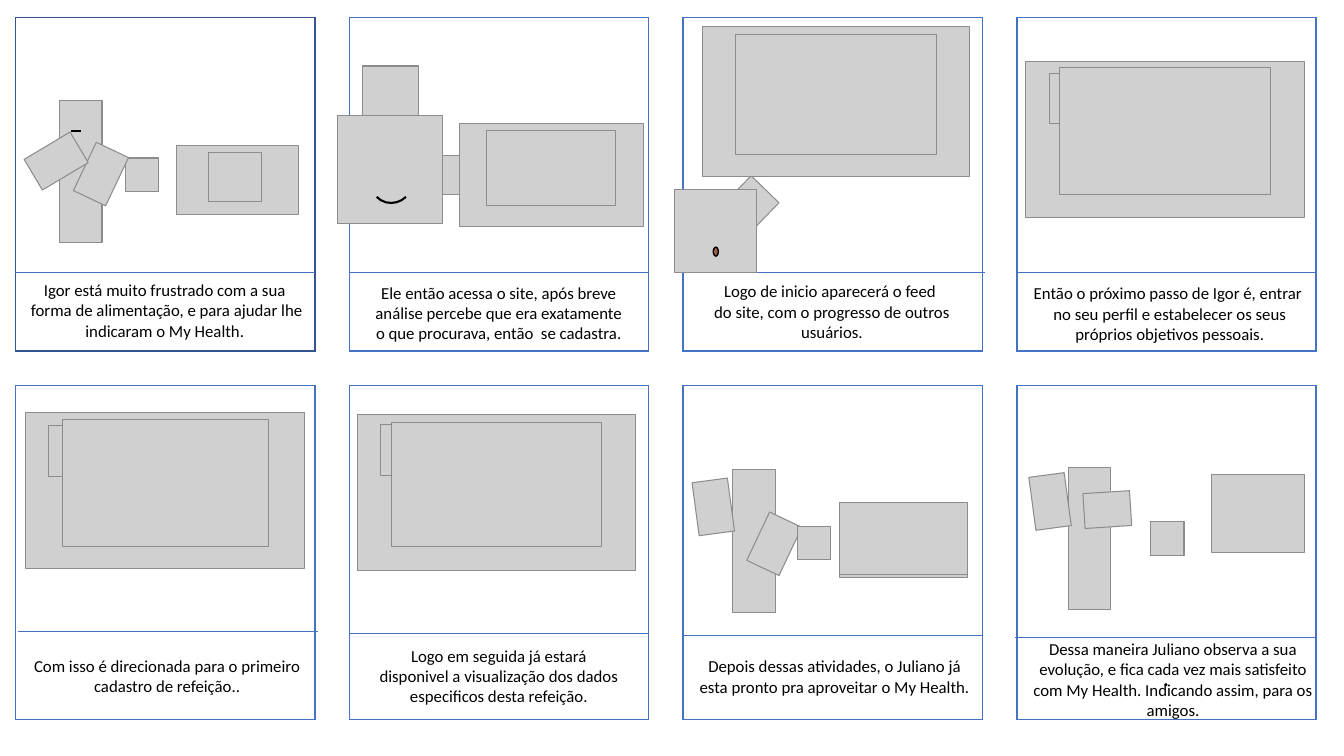
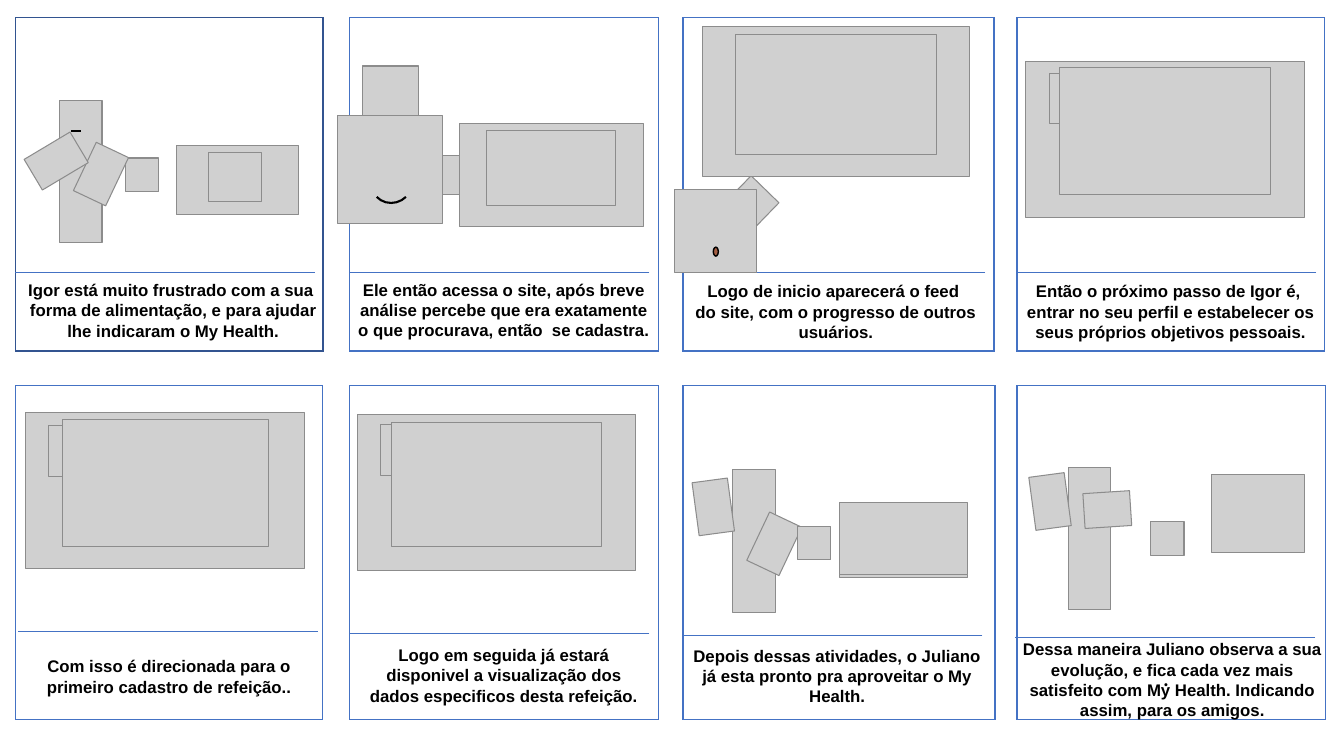
Before and after one commit to mileneoliveira/grupo04-react-web, a slide deck: slide 1 of Documentação/Documentação_Teorica/StoryboardMH.pptx. Drawn at 1344x756 pixels with LibreOffice and Linux fonts; fonts in the diff are those of the drawing; grey boxes stand for pictures. Boxes give left, top, right and bottom in pixels: in the first picture for what was removed or moved away, otherwise in the second. Text is boxed around its words. In the diff, an @@ line names an element or a change of style, - is before the commit and + after.

Commit message:
atualizações
atualizações

```diff
--- a/Documentação/Documentação_Teorica/StoryboardMH.pptx
+++ b/Documentação/Documentação_Teorica/StoryboardMH.pptx
@@ rectangle: place and size @@
-rectangle at bbox=[15, 18, 315, 352]
+rectangle at bbox=[15, 18, 323, 352]
@@ rectangle: place and size @@
-rectangle at bbox=[350, 18, 649, 352]
+rectangle at bbox=[350, 18, 659, 352]
@@ rectangle: place and size @@
-rectangle at bbox=[684, 18, 983, 352]
+rectangle at bbox=[684, 18, 994, 352]
@@ rectangle: place and size @@
-rectangle at bbox=[1017, 18, 1317, 352]
+rectangle at bbox=[1017, 18, 1325, 352]
@@ text at bbox=[28, 283, 313, 300]: font Calibri to Arial, bold on in "Igor está muito frustrado com a sua" @@
@@ font Calibri to Arial, bold on in 6 elements at bbox=[1023, 643, 1321, 720], bbox=[47, 659, 291, 697], bbox=[693, 650, 981, 702], bbox=[695, 284, 976, 338], bbox=[370, 648, 637, 706], bbox=[358, 283, 649, 340] @@
@@ text "Ele então acessa o site, ...": place and size @@
-text "Ele então acessa o site, ..." at bbox=[375, 287, 622, 342]
+text "Ele então acessa o site, ..." at bbox=[358, 283, 649, 340]
@@ text "Logo de inicio aparecerá o ...": place and size @@
-text "Logo de inicio aparecerá o ..." at bbox=[714, 285, 949, 338]
+text "Logo de inicio aparecerá o ..." at bbox=[695, 284, 976, 338]
@@ text at bbox=[1027, 284, 1314, 342]: text changed; font Calibri to Arial; bold on @@
-Então o próximo passo de Igor é, entrar
-no seu perfil e estabelecer os seus próprios objetivos pessoais.
+Então o próximo passo de Igor é,
+entrar no seu perfil e estabelecer os seus próprios objetivos pessoais.
@@ text at bbox=[30, 304, 316, 341]: text changed; font Calibri to Arial; bold on @@
-forma de alimentação, e para ajudar lhe indicaram o My Health.
+forma de alimentação, e para ajudar
+lhe indicaram o My Health.
@@ rectangle: place and size @@
-rectangle at bbox=[15, 386, 315, 720]
+rectangle at bbox=[15, 386, 323, 720]
@@ rectangle: place and size @@
-rectangle at bbox=[350, 386, 649, 720]
+rectangle at bbox=[350, 386, 659, 720]
@@ rectangle: place and size @@
-rectangle at bbox=[684, 386, 983, 720]
+rectangle at bbox=[684, 386, 995, 720]
@@ rectangle: place and size @@
-rectangle at bbox=[1017, 386, 1317, 720]
+rectangle at bbox=[1017, 386, 1326, 720]
@@ text "Com isso é direcionada para ...": place and size @@
-text "Com isso é direcionada para ..." at bbox=[34, 660, 300, 695]
+text "Com isso é direcionada para ..." at bbox=[47, 659, 291, 697]
@@ text "Logo em seguida já estará ...": place and size @@
-text "Logo em seguida já estará ..." at bbox=[380, 650, 618, 705]
+text "Logo em seguida já estará ..." at bbox=[370, 648, 637, 706]
@@ text "Depois dessas atividades, o Juliano ...": place and size @@
-text "Depois dessas atividades, o Juliano ..." at bbox=[700, 660, 969, 696]
+text "Depois dessas atividades, o Juliano ..." at bbox=[693, 650, 981, 702]
```
